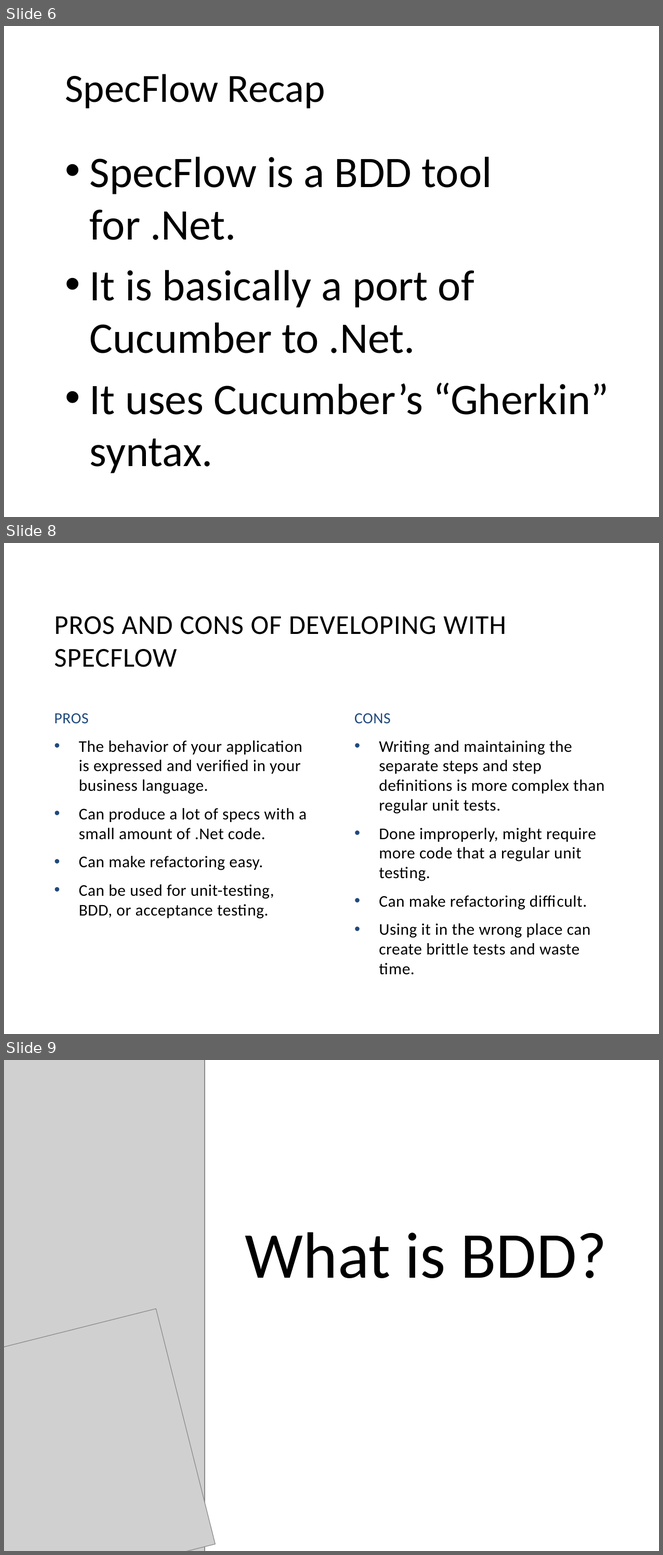
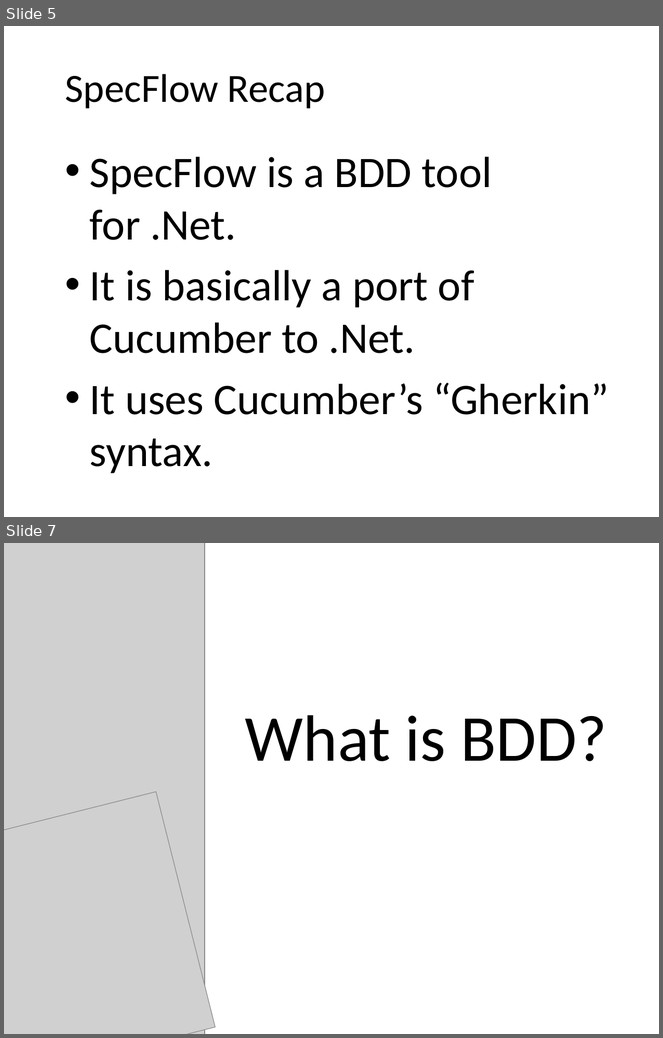
Before and after one commit to darrencauthon/SpecFlow-at-IowaCodeCamp, a slide deck: BDD and SpecFlow.pptx. Shown one above the other, each under a label of ours: slides 6, 8 and 9 before the commit, slides 5 and 7 after it; the slides between them are not shown. The pictures are 663x1555 and 663x1038 pixels, drawn with LibreOffice and Linux fonts; fonts in the diff are those of the drawing; grey boxes stand for pictures; background and template pictures are left out. Boxes give left, top, right and bottom in pixels: in the first picture for what was removed or moved away, otherwise in the second. Text is boxed around its words. In the diff, an @@ line names an element or a change of style, - is before the commit and + after.

```diff
--- a/BDD and SpecFlow.pptx
+++ b/BDD and SpecFlow.pptx
@@ slide 8 removed at [4,543,659,1034], background picture (left out) @@
@@ text removed at [54,616,506,667] @@
-PROS AND CONS OF DEVELOPING WITH SPECFLOW
@@ text removed at [54,713,89,724] @@
-PROS
@@ text removed at [354,713,391,724] @@
-CONS
@@ text removed at [79,741,307,919] @@
-• The behavior of your application is expressed and verified in your business language.
-• Can produce a lot of specs with a small amount of .Net code.
-• Can make refactoring easy.
-• Can be used for unit-testing, BDD, or acceptance testing.
@@ text removed at [379,741,605,975] @@
-• Writing and maintaining the separate steps and step definitions is more complex than regular unit tests.
-• Done improperly, might require more code that a regular unit testing.
-• Can make refactoring difficult.
-• Using it in the wrong place can create brittle tests and waste time.
@@ what was slide 6 is now slide 5 @@
@@ what was slide 9 is now slide 7 @@
```
Also in this commit, not shown: 7 slides changed, 2 slides added, 4 other slides removed.
